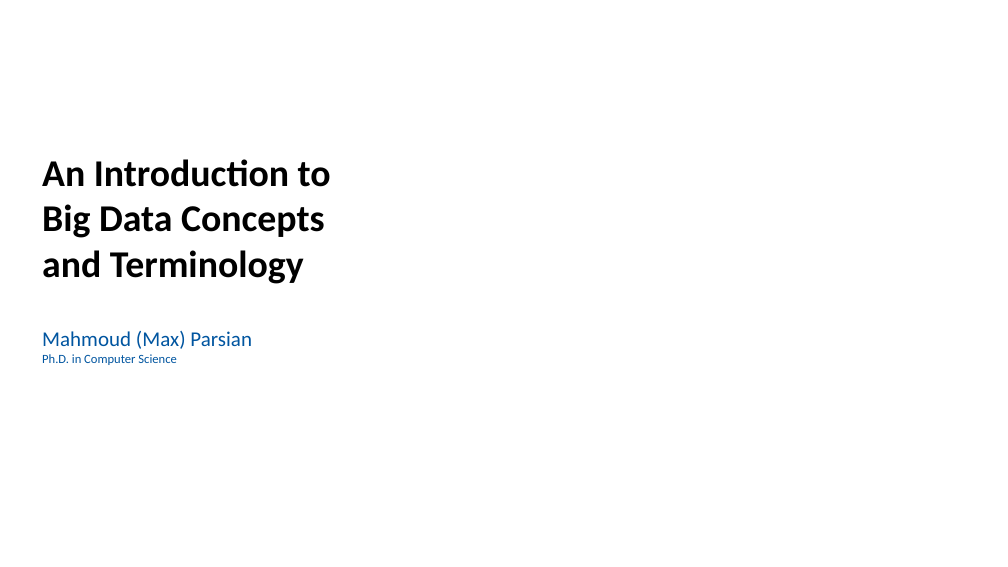
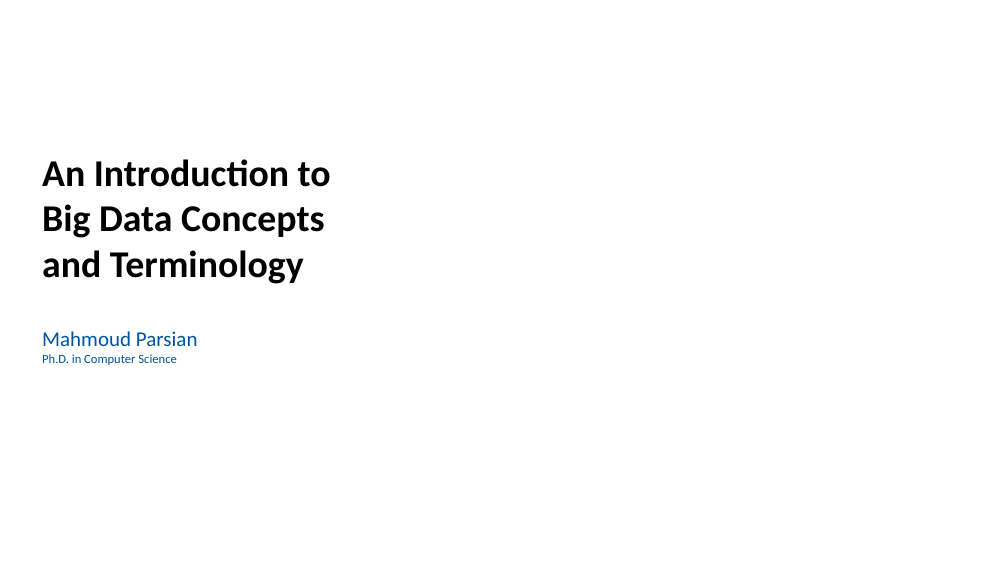
Before and after one commit to mahmoudparsian/big-data-mapreduce-course, a slide deck: slide 1 of slides/big_data/1.3_Introduction_to_Big_Data_Concepts.pptx. Drawn at 1008x567 pixels with LibreOffice and Linux fonts; fonts in the diff are those of the drawing; background and template pictures are left out. Boxes give left, top, right and bottom in pixels: in the first picture for what was removed or moved away, otherwise in the second. Text is boxed around its words. In the diff, an @@ line names an element or a change of style, - is before the commit and + after.

```diff
--- a/slides/big_data/1.3_Introduction_to_Big_Data_Concepts.pptx
+++ b/slides/big_data/1.3_Introduction_to_Big_Data_Concepts.pptx
@@ text at bbox=[42, 331, 198, 346]: text changed @@
-Mahmoud (Max) Parsian
+Mahmoud Parsian
```
Also in this commit, not shown: 4 other files.
